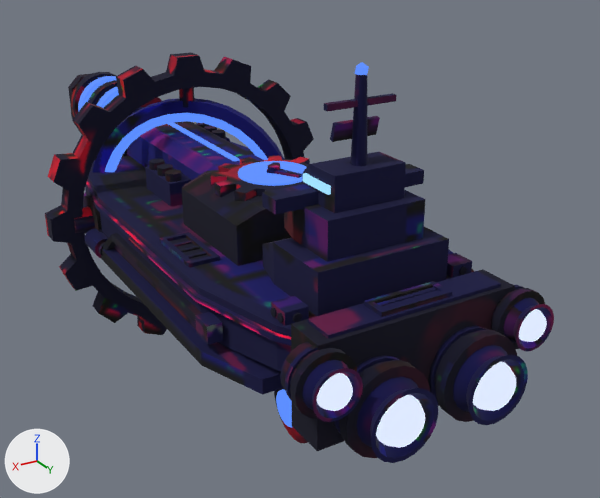
One commit to the glTF model assets/models/ships/pendulum.glb: the scene before it, then after it.
Rendered twice from a 50 mm camera at (4.9, 10.25, 5.75) aimed at (-0.92, 0.54, 0.9). The axes (+X, +Y, +Z) are drawn at lower left. The lights are the same throughout. The picture after the commit comes second. Vertices at exactly the same position are counted once.

In view in the first picture: 'pendulum'.
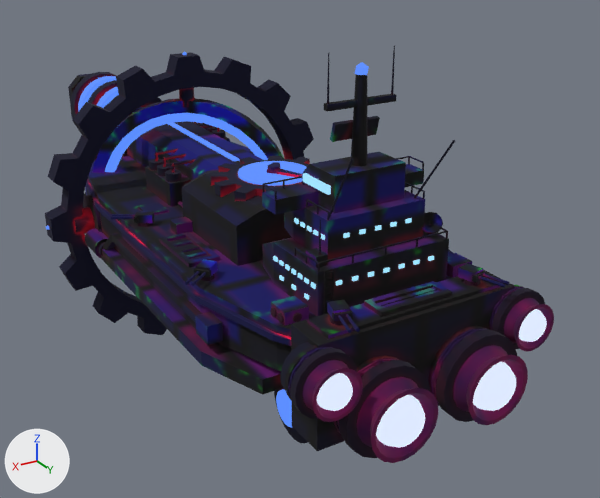
Where the change shows, as pixel boxes (x1, y1, x2, y2) in the pictures (600 x 498 px):
'pendulum', reshaped: before (45, 52, 554, 463); after (45, 46, 554, 463)
part 1 of me_pendulum, added: after (306, 248, 328, 268)
part 2 of me_pendulum, added: after (138, 202, 169, 215)
part 3 of me_pendulum, added: after (170, 217, 193, 234)
part 4 of me_pendulum, added: after (295, 247, 318, 264)
part 5 of me_pendulum, added: after (318, 231, 448, 264)
part 6 of me_pendulum, added: after (307, 199, 329, 212)
part 7 of me_pendulum, added: after (263, 176, 303, 184)
part 8 of me_pendulum, added: after (111, 46, 520, 431)
part 9 of me_pendulum, surface changed: (45, 52, 554, 463) in both

The change, as a list of edits to the scene's bpy script:
```text
Change me_pendulum:
    used by ob_pendulum; location = (0.0, 0.0, 0.0)
    remove me_pendulum.from_pydata(...)  # 4142 vertices, 7812 faces; spans x -2.25..2.25, y -5.88..5.22, z -1.21..4.17
    add me_pendulum.from_pydata(...)  # 5872 vertices, 10632 faces; spans x -2.3..2.3, y -5.88..5.22, z -1.21..4.3
    me_pendulum part 1: a new loose piece, a box spanning x 0.67..0.81, y 3.55..3.75, z 2.25..2.37, in mat_pendulum_armor
    me_pendulum part 2: a new loose piece, a box spanning x 0.97..1.27, y -0.13..0.23, z 1.74..1.78, in mat_pendulum_armor
    me_pendulum part 3: a new loose piece, a box spanning x 0.98..1.2, y 0.85..1.05, z 1.75..1.89, in mat_pendulum_armor
    me_pendulum part 4: a new loose piece, a box spanning x 0.823..0.837, y 3.37..3.83, z 2.333..2.347, in mat_pendulum_dark
    me_pendulum part 5: a new loose piece, a box spanning x -0.83..0.83, y 3.823..3.837, z 2.333..2.347, in mat_pendulum_dark
    me_pendulum part 6: a new loose piece, a box spanning x 0.603..0.617, y 3.25..3.66, z 2.783..2.797, in mat_pendulum_dark
    me_pendulum part 7: a new loose piece, a box spanning x 0.47..0.96, y 2.933..2.947, z 2.928..2.942, in mat_pendulum_dark
    me_pendulum part 8: 1478 vertices added at x -1.81..1.81, y -2.32..4.67, z 0.57..4.3
    me_pendulum part 9: 6256 kept faces spanning x -2.25..2.25, y -5.84..5.05, z -1.21..4.05 get new texture (UV) coordinates
    other edits to the shape of me_pendulum do not show in these pictures
```
